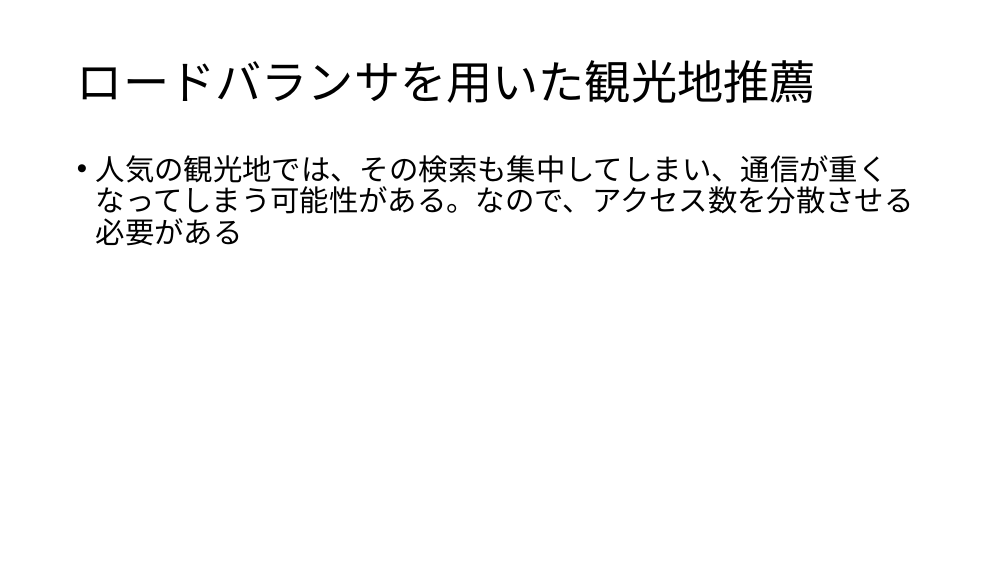
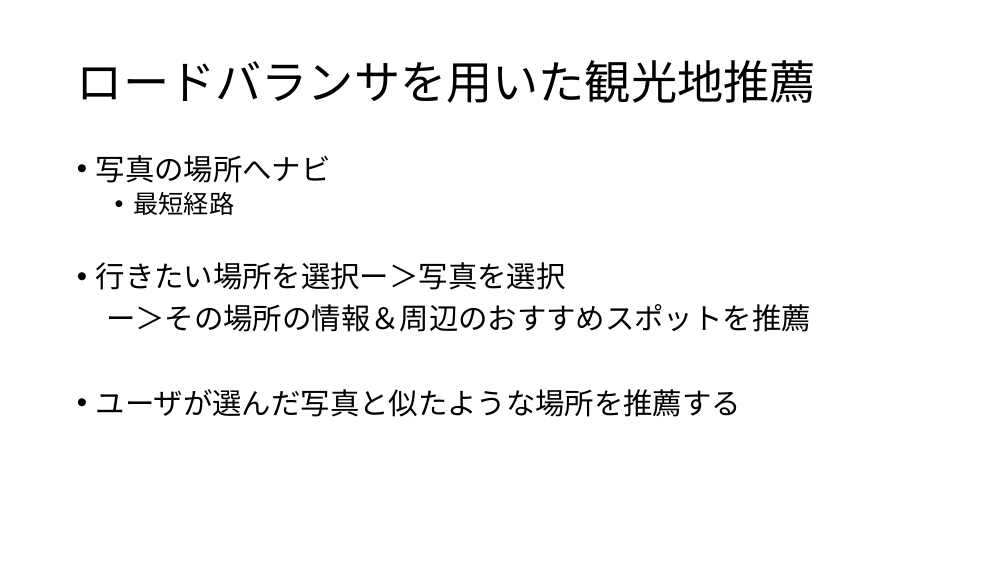
Before and after one commit to kait-takanolab/1821005-yoshioka-thesis, a slide deck: slide 2 of 1821005_yoshioka_sotuken.pptx. Drawn at 1008x567 pixels with LibreOffice and Linux fonts; fonts in the diff are those of the drawing. Boxes give left, top, right and bottom in pixels: in the first picture for what was removed or moved away, otherwise in the second. Text is boxed around its words. In the diff, an @@ line names an element or a change of style, - is before the commit and + after.

```diff
--- a/1821005_yoshioka_sotuken.pptx
+++ b/1821005_yoshioka_sotuken.pptx
@@ text at [96, 155, 811, 417]: text changed @@
-• 人気の観光地では、その検索も集中してしまい、通信が重くなってしまう可能性がある。なので、アクセス数を分散させる必要がある
+• 写真の場所へナビ
+  • 最短経路
+• 行きたい場所を選択ー＞写真を選択
+ー＞その場所の情報＆周辺のおすすめスポットを推薦
+• ユーザが選んだ写真と似たような場所を推薦する
```
Also in this commit, not shown: 1 other slide changed, 1 slide added, 1 slide removed.
